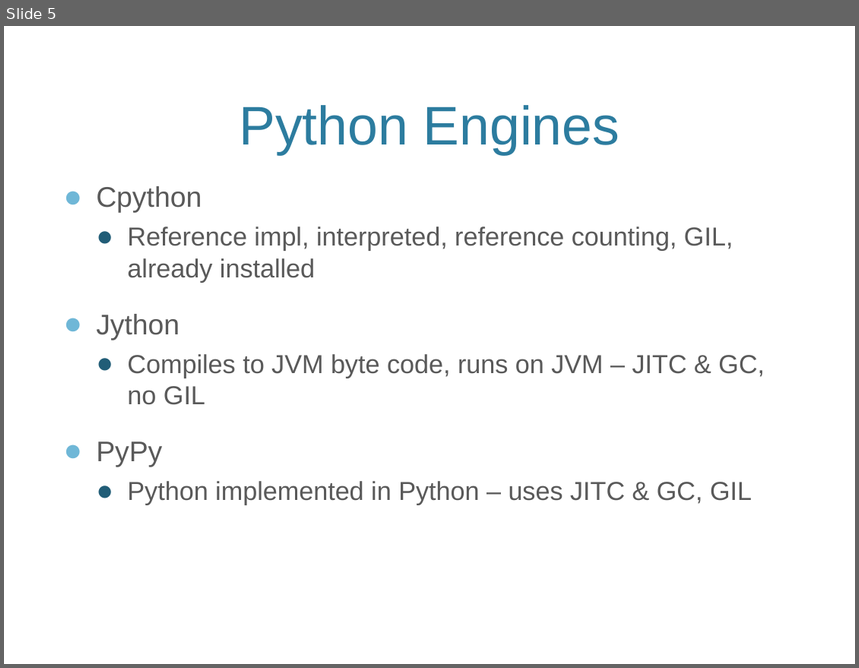
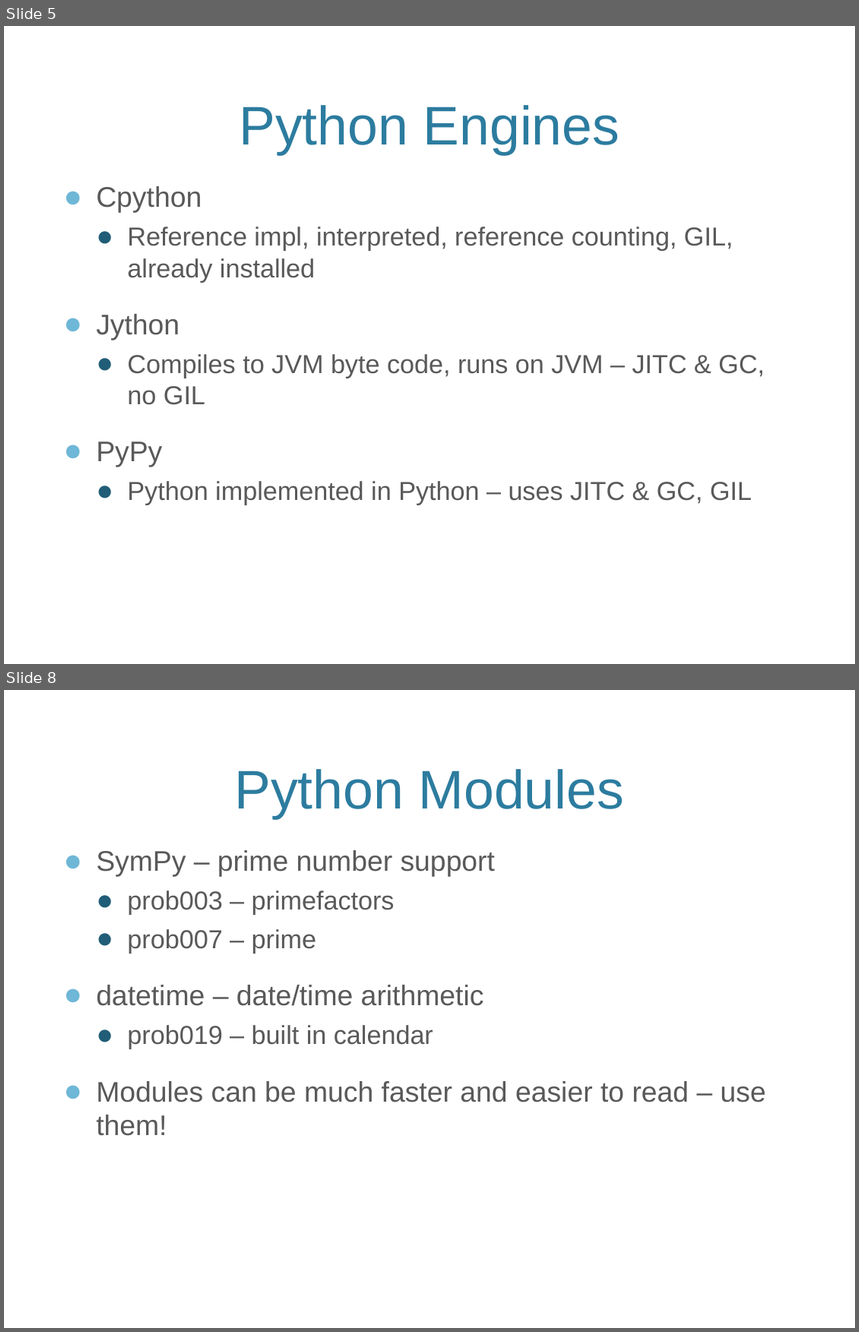
Before and after one commit to maccergit/python-talk, a slide deck: Python Performance Talk.pptx. Shown one above the other, each under a label of ours: slide 5 before the commit, slides 5 and 8 after it; the slides between them are not shown. The pictures are 859x668 and 859x1332 pixels, drawn with LibreOffice and Linux fonts; fonts in the diff are those of the drawing; background and template pictures are left out. Boxes give left, top, right and bottom in pixels: in the first picture for what was removed or moved away, otherwise in the second. Text is boxed around its words. In the diff, an @@ line names an element or a change of style, - is before the commit and + after.

```diff
--- a/Python Performance Talk.pptx
+++ b/Python Performance Talk.pptx
@@ slide 8 added at [4, 690, 855, 1328], background picture (left out) @@
@@ title added at [234, 769, 624, 819], 46 pt, text #2C7C9F @@
+Python Modules
@@ text added at [96, 850, 766, 1136], 24 pt, text #595959 @@
+● SymPy – prime number support
+  ● prob003 – primefactors
+  ● prob007 – prime
+● datetime – date/time arithmetic
+  ● prob019 – built in calendar
+● Modules can be much faster and easier to read – use them!
```
Also in this commit, not shown: 2 slides changed, 6 other slides added.
